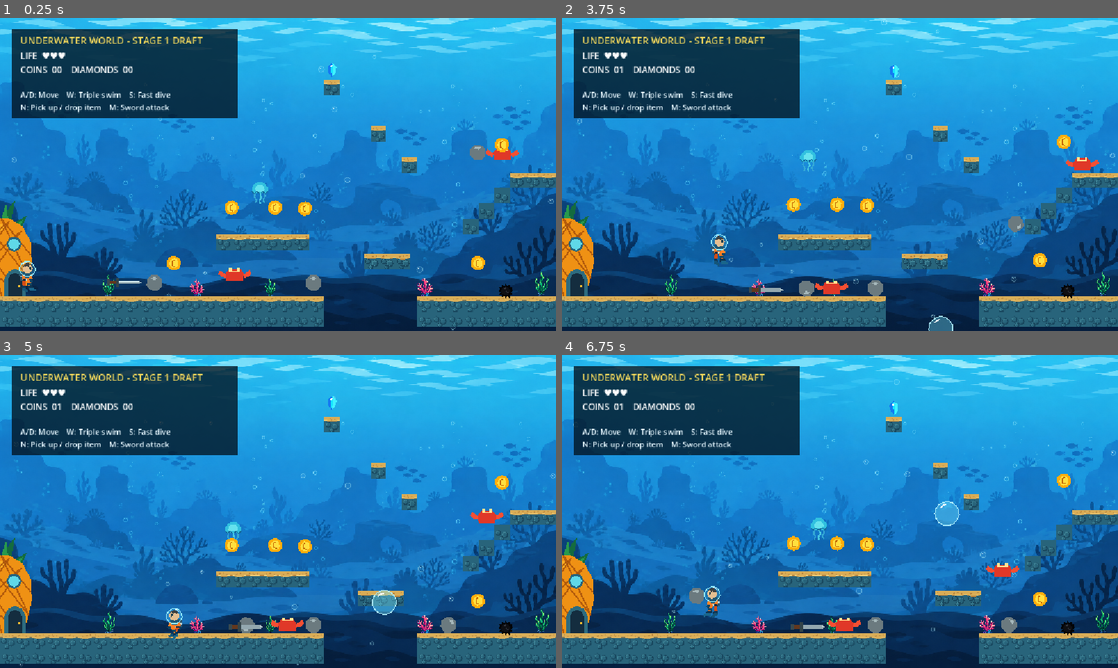
Above: before the commit, frames 1-4 (two rows, left to right).
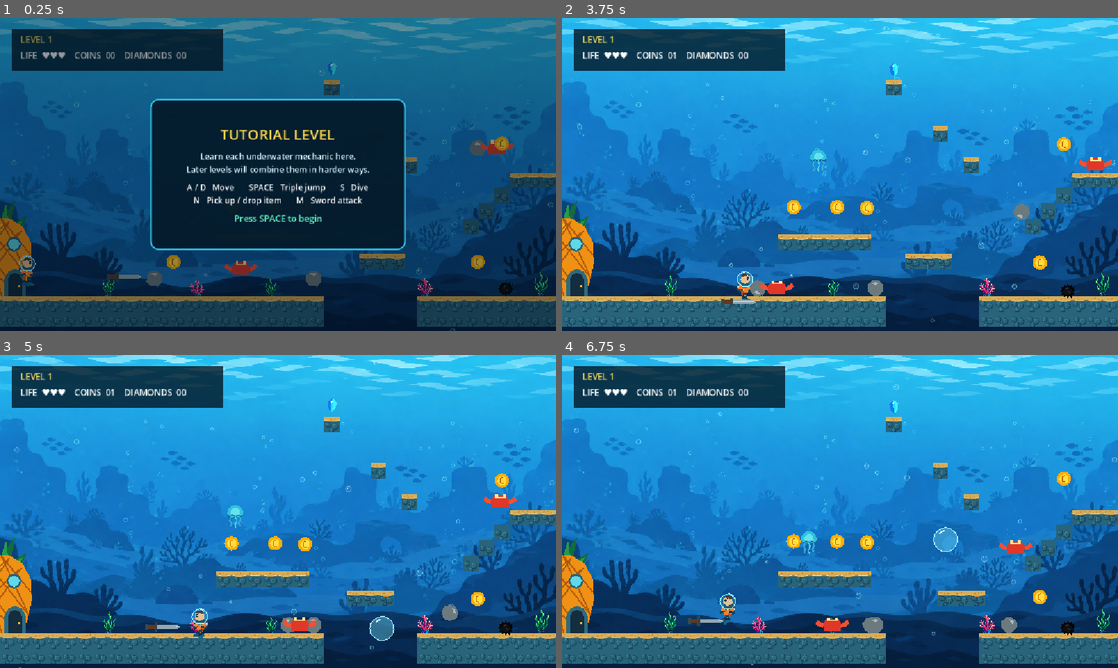
Above: after the commit, the same moments.

Repository: RcO2Rob/Game_Dev_Project_1
Game: Godot game, scene res://scenes/stage_1.tscn
The game is run twice, just before and just after one commit, with the same random seed, the same clock (stepped at 60 frames per second) and the same inputs.
Inputs:
- Up to frame 1 (0.25 s): no input
- Up to frame 2 (3.75 s): tap Space (swim, bound only after the commit) at 0.5, 1.55 s; hold M (attack) 0.53-1.28 s; hold D (move_right) 0.53-2.03 s; tap Enter (ui_accept) at 0.77, 1.07, 1.52, 1.82, 3.02, 3.05, 3.32 s; tap S (dive) at 0.8, 1.35 s; hold A (move_left) 2.03-2.78 s; hold Space (swim, bound only after the commit) 2.03-2.78 s; tap W (swim, bound only before the commit) at 2.3, 2.85 s; hold D (move_right) from 2.78 s (still down); hold Enter (ui_accept) from 3.53 s (still down)
- Up to frame 3 (5 s): tap M (attack) at 3.8, 4.35 s; release D (move_right) at 4.28 s; release Enter (ui_accept) at 4.28 s; hold A (move_left) from 4.28 s (still down); tap Enter (ui_accept) at 4.52, 4.82 s; tap S (dive) at 4.55 s
- Up to frame 4 (6.75 s): release A (move_left) at 5.03 s; hold D (move_right) 5.03-5.78 s; hold Space (swim, bound only after the commit) 5.03-5.78 s; tap S (dive) at 5.1 s; hold A (move_left) from 5.78 s (still down); tap N (interact) at 5.85 s; tap Enter (ui_accept) at 6.02, 6.32 s; tap W (swim, bound only before the commit) at 6.05 s; hold Space (swim, bound only after the commit) from 6.53 s (still down)

The runs differ from the first frame. In frame 1, 93% of the frame differs, in the area x 0-100%, y 0-100%; in frame 2, 10%; in frame 3, 10%; in frame 4, 10%.

Commit message:
Simplify HUD and add tutorial intro

Diff:
--- a/project.godot
+++ b/project.godot
@@ -40,7 +40,7 @@
 }
 swim={
 "deadzone": 0.5,
-"events": [Object(InputEventKey,"resource_local_to_scene":fa …(140 unchanged characters)… d":false,"keycode":0,"physical_keycode":87,"key_label":0,"unicode":119,"location":0,"echo":false,"script":null)
+"events": [Object(InputEventKey,"resource_local_to_scene":fa …(140 unchanged characters)… d":false,"keycode":0,"physical_keycode":32,"key_label":0,"unicode":32,"location":0,"echo":false,"script":null)
 ]
 }
 dive={
--- a/scenes/stage_1.tscn
+++ b/scenes/stage_1.tscn
@@ -19,6 +19,7 @@
 [ext_resource type="PackedScene" path="res://scenes/items/stone_sword_pickup.tscn" id="24_sword"]
 [ext_resource type="PackedScene" path="res://scenes/props/breakable_barrel.tscn" id="25_barrel"]
 [ext_resource type="PackedScene" path="res://scenes/tutorial_mechanics.tscn" id="26_tutorial"]
+[ext_resource type="PackedScene" path="res://scenes/ui/tutorial_intro_panel.tscn" id="27_intro"]
 
 [node name="Stage1" type="Node2D" unique_id=275439366]
 
@@ -178,47 +179,37 @@
 [node name="WaterHighlight" parent="MechanicTutorial/TutorialVent/Jet" parent_id_path=PackedInt32Array(1366781045, 1899754508) index="1" unique_id=1056353616]
 points = PackedVector2Array(-5, -38, -2, -78, 2, -116, -3, -128, 0, -140)
 
+[node name="TutorialIntro" parent="." instance=ExtResource("27_intro")]
+
 [node name="HUD" type="CanvasLayer" parent="." unique_id=1131384739]
 script = ExtResource("19_gi632")
 
 [node name="Panel" type="ColorRect" parent="HUD" unique_id=548074111]
 offset_left = 24.0
 offset_top = 22.0
-offset_right = 494.0
-offset_bottom = 206.0
+offset_right = 462.0
+offset_bottom = 110.0
 mouse_filter = 2
 color = Color(0.01, 0.07, 0.12, 0.78)
 
-[node name="Title" type="Label" parent="HUD/Panel" unique_id=1356524762]
+[node name="Level" type="Label" parent="HUD/Panel" unique_id=1356524762]
 layout_mode = 0
 offset_left = 18.0
-offset_top = 10.0
+offset_top = 9.0
 offset_right = 413.0
-offset_bottom = 38.0
+offset_bottom = 34.0
 theme_override_colors/font_color = Color(0.9490196, 0.84313726, 0.35686275, 1)
-theme_override_font_sizes/font_size = 20
-text = "UNDERWATER WORLD - STAGE 1 DRAFT"
+theme_override_font_sizes/font_size = 18
+text = "LEVEL 1"
 
 [node name="Status" type="Label" parent="HUD/Panel" unique_id=782291619]
 layout_mode = 0
 offset_left = 18.0
-offset_top = 43.0
-offset_right = 448.0
-offset_bottom = 117.0
+offset_top = 42.0
+offset_right = 420.0
+offset_bottom = 72.0
 theme_override_colors/font_color = Color(1, 1, 1, 1)
 theme_override_font_sizes/font_size = 18
-text = "LIFE  ♥♥♥
-COINS  00    DIAMONDS  00"
-
-[node name="Controls" type="Label" parent="HUD/Panel" unique_id=131632658]
-layout_mode = 0
-offset_left = 18.0
-offset_top = 125.0
-offset_right = 448.0
-offset_bottom = 169.0
-theme_override_colors/font_color = Color(0.9019608, 0.96862745, 1, 1)
-theme_override_font_sizes/font_size = 16
-text = "A/D: Move    W: Triple swim    S: Fast dive
-N: Pick up / drop item    M: Sword attack"
+text = "LIFE  ♥♥♥    COINS  00    DIAMONDS  00"
 
 [editable path="MechanicTutorial"]
--- a/scenes/stage_2.tscn
+++ b/scenes/stage_2.tscn
@@ -64,46 +64,35 @@
 
 [node name="HUD" type="CanvasLayer" parent="." unique_id=1010936463]
 script = ExtResource("3_8bc23")
+level_number = 2
 
 [node name="Panel" type="ColorRect" parent="HUD" unique_id=1979829563]
 offset_left = 24.0
 offset_top = 22.0
-offset_right = 494.0
-offset_bottom = 206.0
+offset_right = 462.0
+offset_bottom = 110.0
 mouse_filter = 2
 color = Color(0.01, 0.07, 0.12, 0.78)
 
-[node name="Title" type="Label" parent="HUD/Panel" unique_id=1783491059]
+[node name="Level" type="Label" parent="HUD/Panel" unique_id=1783491059]
 layout_mode = 0
 offset_left = 18.0
-offset_top = 10.0
+offset_top = 9.0
 offset_right = 413.0
-offset_bottom = 38.0
+offset_bottom = 34.0
 theme_override_colors/font_color = Color(0.9490196, 0.84313726, 0.35686275, 1)
-theme_override_font_sizes/font_size = 20
-text = "2 · CORAL STEPS · 0%"
+theme_override_font_sizes/font_size = 18
+text = "LEVEL 2"
 
 [node name="Status" type="Label" parent="HUD/Panel" unique_id=1485971855]
 layout_mode = 0
 offset_left = 18.0
-offset_top = 43.0
-offset_right = 448.0
-offset_bottom = 117.0
+offset_top = 42.0
+offset_right = 420.0
+offset_bottom = 72.0
 theme_override_colors/font_color = Color(1, 1, 1, 1)
 theme_override_font_sizes/font_size = 18
-text = "LIFE  ♥♥♥
-COINS  00    DIAMONDS  00"
-
-[node name="Controls" type="Label" parent="HUD/Panel" unique_id=592901669]
-layout_mode = 0
-offset_left = 18.0
-offset_top = 125.0
-offset_right = 448.0
-offset_bottom = 169.0
-theme_override_colors/font_color = Color(0.9019608, 0.96862745, 1, 1)
-theme_override_font_sizes/font_size = 16
-text = "A/D Move · W Triple jump · S Dive
-N Pick/drop · M Attack · Beacons save progress"
+text = "LIFE  ♥♥♥    COINS  00    DIAMONDS  00"
 
 [node name="Terrain" type="TileMapLayer" parent="." unique_id=1939094261]
 tile_map_data = PackedByteArray("AAAAABIAAAAAAAAAAAAAABMAAAAAAAEAAAAAABQAAAAAAAEAAAABABIAAAABAAAAAAABABMAAAABAAEAAAABAB …(33840 unchanged characters)…
--- a/scenes/stage_3.tscn
+++ b/scenes/stage_3.tscn
@@ -73,46 +73,35 @@
 
 [node name="HUD" type="CanvasLayer" parent="." unique_id=736664365]
 script = ExtResource("3_kh3lr")
+level_number = 3
 
 [node name="Panel" type="ColorRect" parent="HUD" unique_id=1149699230]
 offset_left = 24.0
 offset_top = 22.0
-offset_right = 494.0
-offset_bottom = 206.0
+offset_right = 462.0
+offset_bottom = 110.0
 mouse_filter = 2
 color = Color(0.01, 0.07, 0.12, 0.78)
 
-[node name="Title" type="Label" parent="HUD/Panel" unique_id=1533963115]
+[node name="Level" type="Label" parent="HUD/Panel" unique_id=1533963115]
 layout_mode = 0
 offset_left = 18.0
-offset_top = 10.0
+offset_top = 9.0
 offset_right = 413.0
-offset_bottom = 38.0
+offset_bottom = 34.0
 theme_override_colors/font_color = Color(0.9490196, 0.84313726, 0.35686275, 1)
-theme_override_font_sizes/font_size = 20
-text = "3 · TEMPLE GARDEN"
+theme_override_font_sizes/font_size = 18
+text = "LEVEL 3"
 
 [node name="Status" type="Label" parent="HUD/Panel" unique_id=1829510215]
 layout_mode = 0
 offset_left = 18.0
-offset_top = 43.0
-offset_right = 448.0
-offset_bottom = 117.0
+offset_top = 42.0
+offset_right = 420.0
+offset_bottom = 72.0
 theme_override_colors/font_color = Color(1, 1, 1, 1)
 theme_override_font_sizes/font_size = 18
-text = "LIFE  ♥♥♥
-COINS  00    DIAMONDS  00"
-
-[node name="Controls" type="Label" parent="HUD/Panel" unique_id=947811603]
-layout_mode = 0
-offset_left = 18.0
-offset_top = 125.0
-offset_right = 448.0
-offset_bottom = 169.0
-theme_override_colors/font_color = Color(0.9019608, 0.96862745, 1, 1)
-theme_override_font_sizes/font_size = 16
-text = "A/D Move · W Triple jump · S Dive
-N Pick/drop · M Attack"
+text = "LIFE  ♥♥♥    COINS  00    DIAMONDS  00"
 
 [node name="Checkpoints" type="Node2D" parent="." unique_id=1914713146]
 
--- a/scenes/test_room.tscn
+++ b/scenes/test_room.tscn
@@ -114,4 +114,4 @@
 offset_bottom = 90.0
 theme_override_colors/font_color = Color(0.9, 0.97, 1, 1)
 theme_override_font_sizes/font_size = 16
-text = "A/D: Move    W: Swim    S: Fast dive\nN: Pick up / throw nearby rock"
+text = "A/D: Move    Space: Swim    S: Fast dive\nN: Pick up / throw nearby rock"
--- /dev/null
+++ b/scenes/ui/tutorial_intro_panel.tscn
@@ -0,0 +1,86 @@
+[gd_scene load_steps=3 format=3]
+
+[ext_resource type="Script" path="res://scripts/tutorial_intro.gd" id="1_intro"]
+
+[sub_resource type="StyleBoxFlat" id="StyleBox_panel"]
+bg_color = Color(0.015, 0.105, 0.17, 0.96)
+border_width_left = 3
+border_width_top = 3
+border_width_right = 3
+border_width_bottom = 3
+border_color = Color(0.2, 0.78, 0.92, 0.9)
+corner_radius_top_left = 16
+corner_radius_top_right = 16
+corner_radius_bottom_right = 16
+corner_radius_bottom_left = 16
+
+[node name="TutorialIntro" type="CanvasLayer"]
+layer = 40
+script = ExtResource("1_intro")
+
+[node name="Content" type="Control" parent="."]
+layout_mode = 3
+anchors_preset = 15
+anchor_right = 1.0
+anchor_bottom = 1.0
+grow_horizontal = 2
+grow_vertical = 2
+mouse_filter = 1
+
+[node name="Dim" type="ColorRect" parent="Content"]
+layout_mode = 1
+anchors_preset = 15
+anchor_right = 1.0
+anchor_bottom = 1.0
+grow_horizontal = 2
+grow_vertical = 2
+mouse_filter = 2
+color = Color(0, 0.04, 0.08, 0.42)
+
+[node name="Panel" type="PanelContainer" parent="Content"]
+layout_mode = 0
+offset_left = 311.0
+offset_top = 168.0
+offset_right = 841.0
+offset_bottom = 480.0
+theme_override_styles/panel = SubResource("StyleBox_panel")
+
+[node name="Margin" type="MarginContainer" parent="Content/Panel"]
+layout_mode = 2
+theme_override_constants/margin_left = 34
+theme_override_constants/margin_top = 24
+theme_override_constants/margin_right = 34
+theme_override_constants/margin_bottom = 24
+
+[node name="VBox" type="VBoxContainer" parent="Content/Panel/Margin"]
+layout_mode = 2
+theme_override_constants/separation = 13
+alignment = 1
+
+[node name="Title" type="Label" parent="Content/Panel/Margin/VBox"]
+layout_mode = 2
+theme_override_colors/font_color = Color(0.98, 0.84, 0.3, 1)
+theme_override_font_sizes/font_size = 30
+text = "TUTORIAL LEVEL"
+horizontal_alignment = 1
+
+[node name="Message" type="Label" parent="Content/Panel/Margin/VBox"]
+layout_mode = 2
+theme_override_colors/font_color = Color(0.84, 0.96, 1, 1)
+theme_override_font_sizes/font_size = 17
+text = "Learn each underwater mechanic here.\nLater levels will combine them in harder ways."
+horizontal_alignment = 1
+
+[node name="Controls" type="Label" parent="Content/Panel/Margin/VBox"]
+layout_mode = 2
+theme_override_colors/font_color = Color(1, 1, 1, 1)
+theme_override_font_sizes/font_size = 17
+text = "A / D   Move       SPACE   Triple jump       S   Dive\nN   Pick up / drop item       M   Sword attack"
+horizontal_alignment = 1
+
+[node name="Continue" type="Label" parent="Content/Panel/Margin/VBox"]
+layout_mode = 2
+theme_override_colors/font_color = Color(0.38, 0.94, 0.75, 1)
+theme_override_font_sizes/font_size = 18
+text = "Press SPACE to begin"
+horizontal_alignment = 1
--- a/scripts/hud.gd
+++ b/scripts/hud.gd
@@ -1,6 +1,9 @@
 extends CanvasLayer
 
+@export_range(1, 99, 1) var level_number := 1
+
 @onready var player: CharacterBody2D = get_tree().get_first_node_in_group("player")
+@onready var level: Label = $Panel/Level
 @onready var status: Label = $Panel/Status
 
 
@@ -8,4 +11,5 @@
 	if not is_instance_valid(player):
 		return
 	var hearts := "♥".repeat(player.current_health) + "♡".repeat(player.max_health - player.current_health)
-	status.text = "LIFE  %s\nCOINS  %02d    DIAMONDS  %02d" % [hearts, player.coin_count, player.diamond_count]
+	level.text = "LEVEL %d" % level_number
+	status.text = "LIFE  %s    COINS  %02d    DIAMONDS  %02d" % [hearts, player.coin_count, player.diamond_count]
--- a/scripts/stage_2.gd
+++ b/scripts/stage_2.gd
@@ -1,7 +1,6 @@
 extends Node2D
 
 const WIDTH := 15360.0
-const ZONES := ["CORAL STEPS", "BUBBLE RIFTS", "REEF CROSSROADS", "SUNKEN RUINS", "LAST CROSSING"]
 var checkpoint_x := 0.0
 var elapsed := 0.0
 var completed := false
@@ -21,9 +20,6 @@
 	if completed:
 		return
 	elapsed += delta
-	var zone := clampi(int($Player.position.x / 3072.0), 0, 4)
-	var progress := clampi(int($Player.position.x / (WIDTH - 200.0) * 100.0), 0, 99)
-	$HUD/Panel/Title.text = "2 · %s · %d%%" % [ZONES[zone], progress]
 
 
 func _checkpoint_entered(body: Node2D, marker: Area2D) -> void:
--- a/scripts/stage_3.gd
+++ b/scripts/stage_3.gd
@@ -1,7 +1,6 @@
 extends Node2D
 
 const WIDTH := 21504.0
-const ZONES := ["TEMPLE GARDEN", "CORAL PASSAGE", "DRIFTING REEFS", "STEAM VAULT", "SILENT CHASM", "HEART OF THE SEA"]
 var elapsed := 0.0
 var checkpoint_x := 0.0
 var completed := false
@@ -17,8 +16,6 @@
 	if completed:
 		return
 	elapsed += delta
-	var zone := clampi(int($Player.position.x / 3584.0), 0, 5)
-	$HUD/Panel/Title.text = "3 · %s · %d%%" % [ZONES[zone], clampi(int($Player.position.x / (WIDTH - 200) * 100), 0, 99)]
 
 func _checkpoint(body: Node2D, marker: Area2D) -> void:
 	if body != $Player or marker.position.x <= checkpoint_x or completed:
--- a/scripts/tools/build_stage_1.gd
+++ b/scripts/tools/build_stage_1.gd
@@ -240,38 +240,29 @@
 	var panel := ColorRect.new()
 	panel.name = "Panel"
 	panel.position = Vector2(24, 22)
-	panel.size = Vector2(470, 184)
+	panel.size = Vector2(438, 88)
 	panel.color = Color(0.01, 0.07, 0.12, 0.78)
 	panel.mouse_filter = Control.MOUSE_FILTER_IGNORE
 	_add_owned(hud, panel, root)
 
-	var title := Label.new()
-	title.name = "Title"
-	title.position = Vector2(18, 10)
-	title.size = Vector2(395, 28)
-	title.text = "UNDERWATER WORLD - STAGE 1 DRAFT"
-	title.add_theme_font_size_override("font_size", 20)
-	title.add_theme_color_override("font_color", Color("f2d75b"))
-	_add_owned(panel, title, root)
+	var level := Label.new()
+	level.name = "Level"
+	level.position = Vector2(18, 9)
+	level.size = Vector2(395, 25)
+	level.text = "LEVEL 1"
+	level.add_theme_font_size_override("font_size", 18)
+	level.add_theme_color_override("font_color", Color("f2d75b"))
+	_add_owned(panel, level, root)
 
 	var status := Label.new()
 	status.name = "Status"
-	status.position = Vector2(18, 43)
-	status.size = Vector2(430, 74)
-	status.text = "LIFE  ♥♥♥\nCOINS  00    DIAMONDS  00"
+	status.position = Vector2(18, 42)
+	status.size = Vector2(410, 30)
+	status.text = "LIFE  ♥♥♥    COINS  00    DIAMONDS  00"
 	status.add_theme_font_size_override("font_size", 18)
 	status.add_theme_color_override("font_color", Color("ffffff"))
 	_add_owned(panel, status, root)
 
-	var controls := Label.new()
-	controls.name = "Controls"
-	controls.position = Vector2(18, 125)
-	controls.size = Vector2(430, 44)
-	controls.text = "A/D: Move    W: Triple swim    S: Fast dive\nN: Pick up / throw nearby rock"
-	controls.add_theme_font_size_override("font_size", 16)
-	controls.add_theme_color_override("font_color", Color("e6f7ff"))
-	_add_owned(panel, controls, root)
-
 
 func _add_owned(parent: Node, child: Node, owner: Node) -> void:
 	parent.add_child(child)
--- a/scripts/tools/build_stage_2.gd
+++ b/scripts/tools/build_stage_2.gd
@@ -93,8 +93,8 @@
 		add_owned(stage, copy)
 		own_children(copy)
 	original.free()
-	stage.get_node("HUD/Panel/Title").text = "2 · CORAL STEPS · 0%"
-	stage.get_node("HUD/Panel/Controls").text = "A/D Move · W Triple jump · S Dive\nN Pick/drop · M Attack · Beacons save progress"
+	stage.get_node("HUD").level_number = 2
+	stage.get_node("HUD/Panel/Level").text = "LEVEL 2"
 	terrain = TileMapLayer.new()
 	terrain.name = "Terrain"
 	terrain.tile_set = load("res://assets/tilesets/underwater_tileset.tres")
--- a/scripts/tools/build_stage_3.gd
+++ b/scripts/tools/build_stage_3.gd
@@ -92,8 +92,8 @@
 		own(stage, copy)
 		own_descendants(copy)
 	stage.get_node("BackgroundLayer/UnderwaterBackground").modulate = Color(0.65, 0.77, 0.87)
-	stage.get_node("HUD/Panel/Title").text = "3 · TEMPLE GARDEN"
-	stage.get_node("HUD/Panel/Controls").text = "A/D Move · W Triple jump · S Dive\nN Pick/drop · M Attack"
+	stage.get_node("HUD").level_number = 3
+	stage.get_node("HUD/Panel/Level").text = "LEVEL 3"
 	var checkpoints := Node2D.new()
 	checkpoints.name = "Checkpoints"
 	own(stage, checkpoints)
--- a/scripts/tools/smoke_test.gd
+++ b/scripts/tools/smoke_test.gd
@@ -10,6 +10,14 @@
 	root.add_child(stage)
 	current_scene = stage
 	await process_frame
+	var tutorial_intro := stage.get_node("TutorialIntro")
+	assert(paused and tutorial_intro.visible)
+	assert("TUTORIAL LEVEL" in tutorial_intro.get_node("Content/Panel/Margin/VBox/Title").text)
+	tutorial_intro.dismiss()
+	assert(not paused and not tutorial_intro.visible)
+	assert(InputMap.action_get_events("swim")[0].physical_keycode == KEY_SPACE)
+	assert(stage.get_node("HUD/Panel/Level").text == "LEVEL 1")
+	assert(stage.get_node_or_null("HUD/Panel/Controls") == null)
 	assert(stage.get_node_or_null("MechanicTutorial/TutorialCurrent") == null)
 	assert(stage.get_node("MechanicTutorial/TutorialMovingReef") != null)
 	assert(stage.get_node("MechanicTutorial/TutorialVent") != null)
--- a/scripts/tools/test_stage_2.gd
+++ b/scripts/tools/test_stage_2.gd
@@ -9,6 +9,8 @@
 	current_scene = stage
 	await physics_frame
 	await physics_frame
+	assert(stage.get_node("HUD/Panel/Level").text == "LEVEL 2")
+	assert(stage.get_node_or_null("HUD/Panel/Controls") == null)
 	var player: CharacterBody2D = stage.get_node("Player")
 	assert(player.get_node("Camera2D").limit_right == 15360)
 	var terrain: TileMapLayer = stage.get_node("Terrain")
--- a/scripts/tools/test_stage_3.gd
+++ b/scripts/tools/test_stage_3.gd
@@ -46,7 +46,8 @@
 	assert(player.current_health == 5 and player.max_health == 5 and player.has_sword)
 	assert(root.get_node("RunState").pending.is_empty())
 	assert(player.get_node("Camera2D").limit_right == 21504)
-	assert("Shop" not in stage.get_node("HUD/Panel/Controls").text)
+	assert(stage.get_node("HUD/Panel/Level").text == "LEVEL 3")
+	assert(stage.get_node_or_null("HUD/Panel/Controls") == null)
 	assert(stage.find_children("Current*", "Area2D", true, false).is_empty())
 	for shop_name in ["DiamondShop1", "DiamondShop2", "DiamondShop3"]:
 		assert(stage.get_node_or_null(shop_name) == null, "In-level shops must be removed from Stage 3")
--- /dev/null
+++ b/scripts/tutorial_intro.gd
@@ -0,0 +1,29 @@
+extends CanvasLayer
+
+var active := true
+
+
+func _ready() -> void:
+	process_mode = Node.PROCESS_MODE_ALWAYS
+	call_deferred("_pause_for_intro")
+
+
+func _pause_for_intro() -> void:
+	if active and is_inside_tree():
+		get_tree().paused = true
+
+
+func _unhandled_input(event: InputEvent) -> void:
+	if not active:
+		return
+	if event.is_action_pressed("swim") or event.is_action_pressed("ui_accept"):
+		dismiss()
+		get_viewport().set_input_as_handled()
+
+
+func dismiss() -> void:
+	if not active:
+		return
+	active = false
+	get_tree().paused = false
+	hide()
Not shown, added: scripts/tutorial_intro.gd.uid
Not shown, changed: docs/GAME_DESIGN.md
